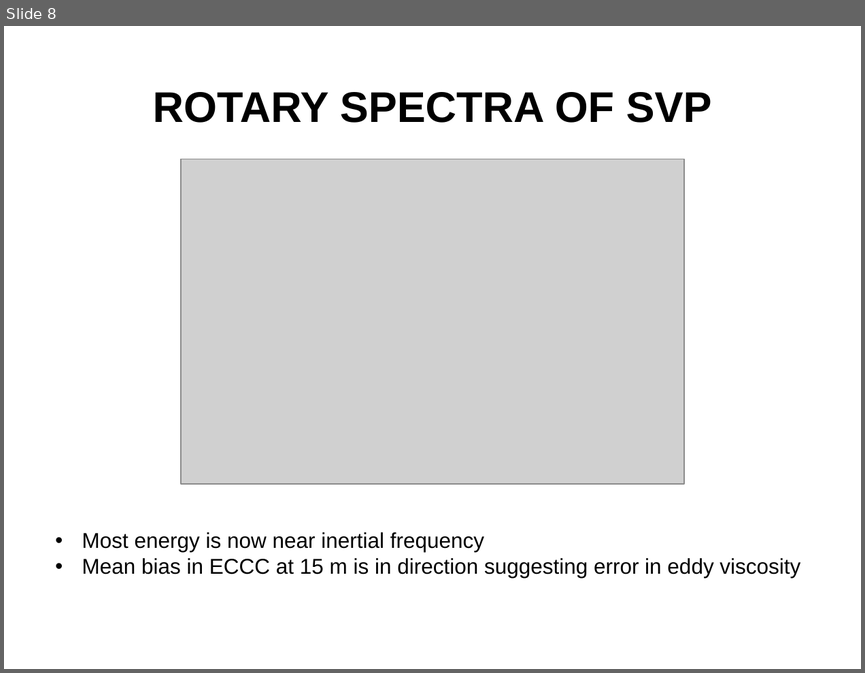
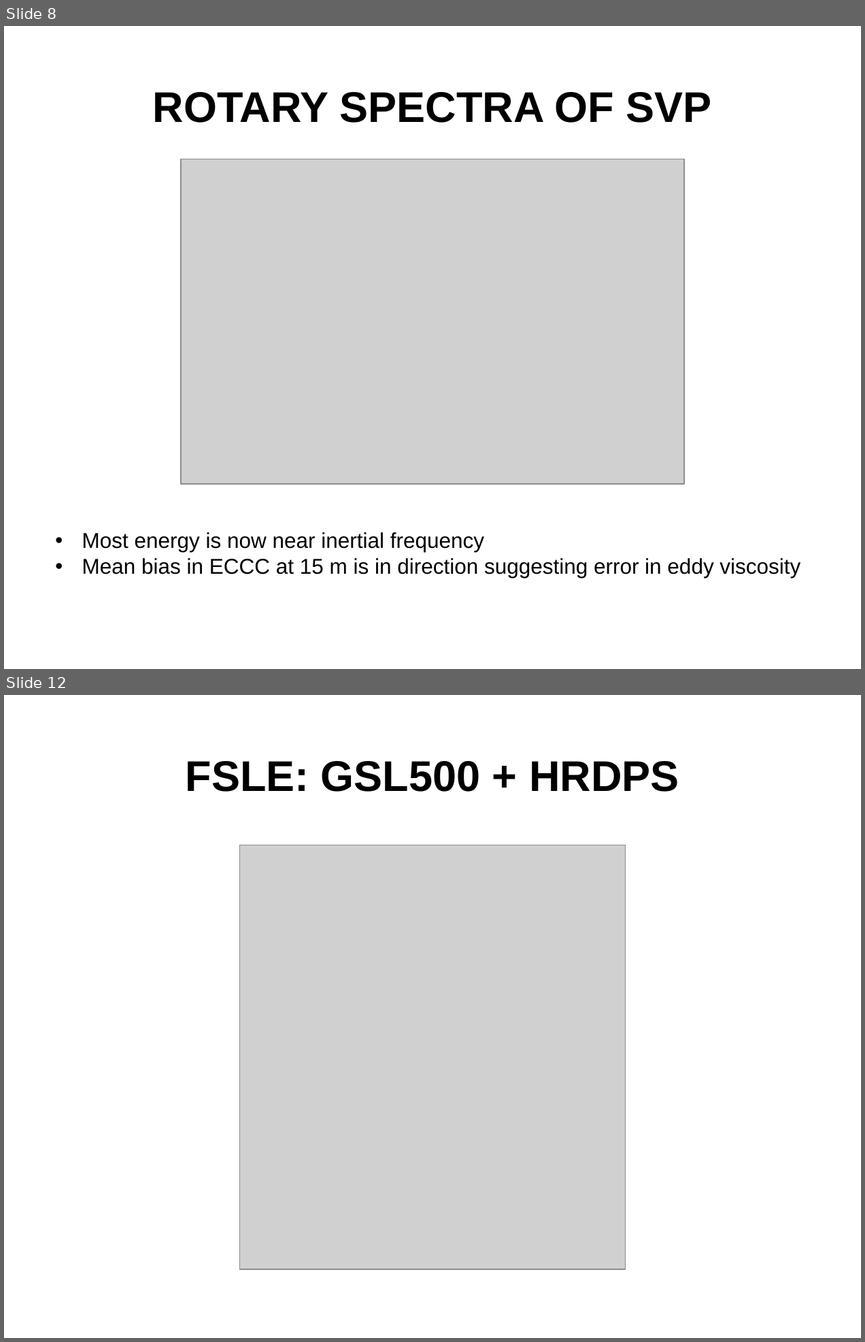
Before and after one commit to nsoontie/velocity-error, a slide deck: presentations/MOI-CONCEPTS-2021/Soontiens_Sutherland_drift_DFO-MOI.pptx. Shown one above the other, each under a label of ours: slide 8 before the commit, slides 8 and 12 after it; the slides between them are not shown. The pictures are 865x673 and 865x1342 pixels, drawn with LibreOffice and Linux fonts; fonts in the diff are those of the drawing; grey boxes stand for pictures; background and template pictures are left out. Boxes give left, top, right and bottom in pixels: in the first picture for what was removed or moved away, otherwise in the second. Text is boxed around its words. In the diff, an @@ line names an element or a change of style, - is before the commit and + after.

```diff
--- a/presentations/MOI-CONCEPTS-2021/Soontiens_Sutherland_drift_DFO-MOI.pptx
+++ b/presentations/MOI-CONCEPTS-2021/Soontiens_Sutherland_drift_DFO-MOI.pptx
@@ slide 12 added at (4, 695, 861, 1338), background picture (left out) @@
@@ title added at (186, 761, 679, 792), 36 pt, text #000000, bold @@
+FSLE: GSL500 + HRDPS
@@ picture added at (239, 845, 626, 1269) @@
```
Also in this commit, not shown: 1 slide changed, 7 other slides added, 1 slide removed.
